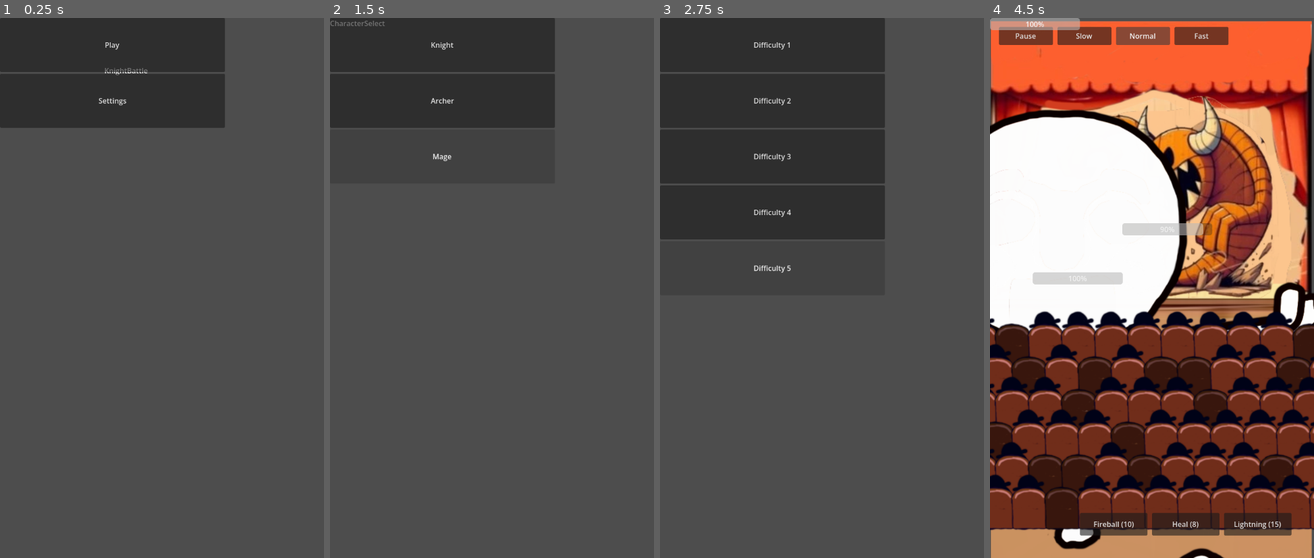
Above: before the commit, frames 1-4 (left to right).
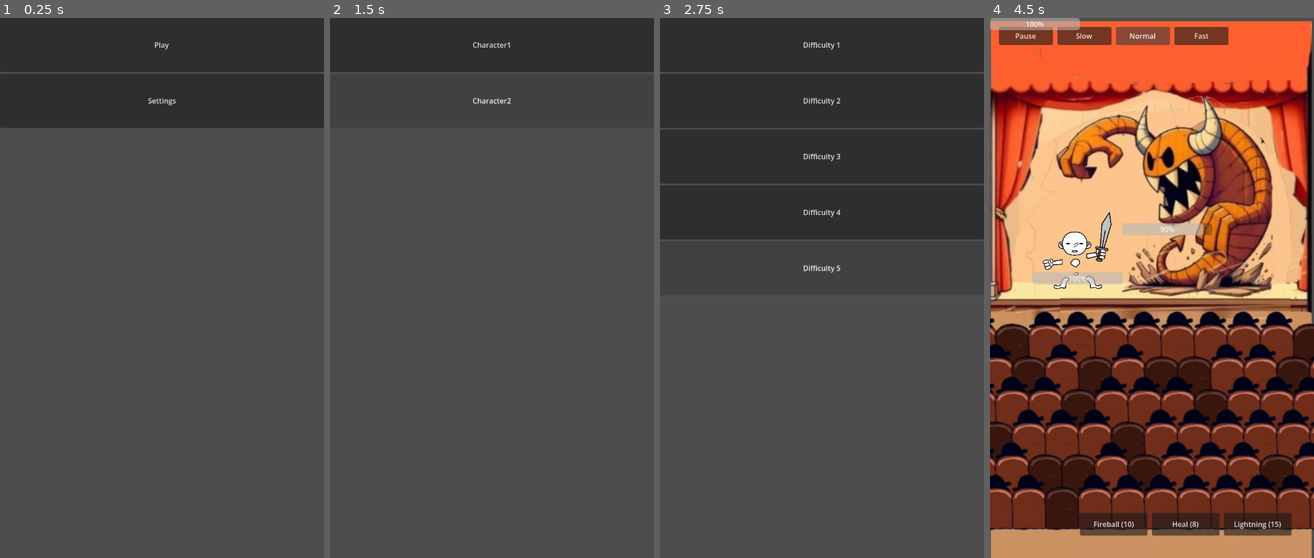
Above: after the commit, the same moments.

Repository: Chrysomall0s/AutoRPG
Game: Godot game, scene res://Scenes/MainMenu.tscn
Same seed, same stepped clock (60 frames per second), same inputs: the game is played once before the commit and once after it.
Inputs (mouse positions are in pixels of both pictures, inside the frame that each line leads up to):
- Up to frame 1 (0.25 s): no input
- Up to frame 2 (1.5 s): click "Settings" at 0.5 s; click "Play" at 1.25 s
- Up to frame 3 (2.75 s): click (773, 45) at 2 s, where only the run before the commit has a clickable "Knight"
- Up to frame 4 (4.5 s): click "Difficulty 1" at 2.75 s; click "Sword" at 3.5 s; click "Normal" at 4.25 s

The runs differ from the first frame. In frame 1, 6.3% of the frame differs, in the area x 30-100%, y 0-21%; in frame 2, 3.4%; in frame 3, 13%; in frame 4, 23%, in the area x 0-100%, y 16-100%.

Commit message:
equiping weapons faces
TODO more interessting combos and stuff

Diff:
--- a/Scenes/Battle.tscn
+++ b/Scenes/Battle.tscn
@@ -27,8 +27,10 @@
 
 [node name="Hero" type="Sprite2D" parent="." unique_id=1526777640]
 position = Vector2(173, 505)
-scale = Vector2(1.3097014, 1.2970297)
+scale = Vector2(0.131, 0.13)
 texture = ExtResource("4_8teo4")
+
+[node name="UpgradeLayers" type="Node2D" parent="Hero" unique_id=1197668737]
 
 [node name="Timer" type="Timer" parent="." unique_id=1833122652]
 autostart = true
--- a/Scenes/CharacterSelect.tscn
+++ b/Scenes/CharacterSelect.tscn
@@ -9,12 +9,6 @@
 offset_bottom = 40.0
 script = ExtResource("1_r5nmx")
 
-[node name="Label" type="Label" parent="." unique_id=1959181849]
-layout_mode = 0
-offset_right = 40.0
-offset_bottom = 23.0
-text = "CharacterSelect"
-
 [node name="ButtonContainer" type="VBoxContainer" parent="." unique_id=958393363]
 layout_mode = 0
 offset_right = 40.0
--- a/Scenes/MainMenu.tscn
+++ b/Scenes/MainMenu.tscn
@@ -9,15 +9,8 @@
 offset_bottom = 1107.0
 script = ExtResource("1_tt5f1")
 
-[node name="KnightBattle" type="Label" parent="." unique_id=2132693918]
-layout_mode = 0
-offset_left = 232.0
-offset_top = 105.0
-offset_right = 438.975
-offset_bottom = 255.0
-text = "KnightBattle"
-
 [node name="ButtonContainer" type="VBoxContainer" parent="." unique_id=1382867474]
 layout_mode = 0
 offset_right = 40.0
 offset_bottom = 40.0
+alignment = 1
--- a/Scripts/Battle.gd
+++ b/Scripts/Battle.gd
@@ -65,7 +65,57 @@
 
 var mana_bar: ProgressBar
 
+func load_upgrade_sprites():
+	var layers = $Hero/UpgradeLayers
+
+	# 1. Clear old sprites to prevent visual stacking/duplicates
+	for child in layers.get_children():
+		child.queue_free()
+
+	# 2. Rebuild from general owned upgrades
+	for upgrade in GameManager.owned_upgrades:
+		if not upgrade or not upgrade.has("icon"):
+			continue
+
+		var sprite = Sprite2D.new()
+		sprite.texture = load(upgrade["icon"])
+		sprite.name = upgrade["name"]
+
+		if upgrade.has("layer"):
+			sprite.z_index = upgrade["layer"]
+
+		layers.add_child(sprite)
+
+	# 3. Rebuild from equipped slots (Left, Middle, Right)
+	for slot_name in GameManager.equipped_slots:
+		var upgrade = GameManager.equipped_slots[slot_name]
+
+		# Skip if the slot is empty (null) or missing an icon config
+		if not upgrade or not upgrade.has("icon"):
+			continue
+
+		var sprite = Sprite2D.new()
+		var icon_suffix = upgrade["icon"]
+
+		# Match the dictionary key string to append the correct file suffix
+		match slot_name:
+			"Left":
+				icon_suffix += "/L.png"
+			"Middle":
+				icon_suffix += "/M.png"
+			"Right":
+				icon_suffix += "/R.png"
+
+		sprite.texture = load(icon_suffix)
+		sprite.name = upgrade["name"]
+
+		if upgrade.has("layer"):
+			sprite.z_index = upgrade["layer"]
+
+		layers.add_child(sprite)
+
 func _ready():
+	load_upgrade_sprites()
 	spawn_spells()
 	create_speed_button("Pause", _pause_game, Vector2(20, 20))
 	create_speed_button("Slow", _slow_game, Vector2(150, 20))
@@ -210,6 +260,7 @@
 
 		animate_attack(player_sprite, player_base_pos, Vector2(40, 0))
 		GameManager.enemy_hp -= GameManager.player_damage
+		GameManager.gold += 1
 		print("PLAYER attacks for:", GameManager.player_damage)
 
 	# ENEMY attacks every player_speed ticks
--- a/Scripts/CharacterSelect.gd
+++ b/Scripts/CharacterSelect.gd
@@ -1,6 +1,11 @@
 extends Control
 
-var characters = ["Knight", "Archer", "Mage"]
+var characters = ["Character1", "Character2"]
+
+# Preload your scripts
+var UpgradeData = preload("res://Scripts/UpgradeData.gd").new()
+var UpgradeSystem = preload("res://Scripts/UpgradeSystem.gd").new()
+
 
 func _ready():
 	for character in characters:
@@ -11,11 +16,20 @@
 func create_button(text, callback):
 	var button = Button.new()
 	button.text = text
-	button.custom_minimum_size = Vector2(500, 120)
+	button.custom_minimum_size = Vector2(720, 120)
 
 	button.pressed.connect(callback)
 	$ButtonContainer.add_child(button)
 
 func select_character(character_name):
 	GameManager.selected_character = character_name
+	var weapon_data = null
+	for upgrade in UpgradeData.upgrades:
+		if upgrade["name"] == character_name:
+			weapon_data = upgrade
+			break
+
+	# 2. If found, pass it to your upgrade system specifically for the "Middle" slot
+	if weapon_data != null:
+		UpgradeSystem.apply_upgrade(weapon_data,"")
 	get_tree().change_scene_to_file("res://Scenes/DifficultySelect.tscn")
--- a/Scripts/DifficultySelect.gd
+++ b/Scripts/DifficultySelect.gd
@@ -9,7 +9,7 @@
 func create_button(text, callback):
 	var button = Button.new()
 	button.text = text
-	button.custom_minimum_size = Vector2(500, 120)
+	button.custom_minimum_size = Vector2(720, 120)
 
 	button.pressed.connect(callback)
 	$ButtonContainer.add_child(button)
--- a/Scripts/GameManager.gd
+++ b/Scripts/GameManager.gd
@@ -1,5 +1,13 @@
 # GameManager.gd
 extends Node
+
+var equipped_slots = {
+	"Left": null,
+	"Middle": null,
+	"Right": null
+}
+
+var owned_upgrades: Array = []
 
 var selected_character = ""
 var selected_difficulty = 1
--- a/Scripts/MainMenu.gd
+++ b/Scripts/MainMenu.gd
@@ -8,7 +8,7 @@
 func create_button(text, callback):
 	var button = Button.new()
 	button.text = text
-	button.custom_minimum_size = Vector2(500, 120)
+	button.custom_minimum_size = Vector2(720, 120)
 
 	button.pressed.connect(callback)
 	$ButtonContainer.add_child(button)
--- a/Scripts/Store.gd
+++ b/Scripts/Store.gd
@@ -1,25 +1,30 @@
 extends Control
 
 @onready var gold_label: Label = Label.new()
+@onready var main_button_container: VBoxContainer = $ButtonContainer
 
+var slot_button_container: HBoxContainer
 var upgrade_buttons = []
+var pending_upgrade = null
 
 var UpgradeData = preload("res://Scripts/UpgradeData.gd").new()
 var UpgradeSystem = preload("res://Scripts/UpgradeSystem.gd").new()
 
-
 func _ready():
 	randomize()
-
 	setup_gold_ui()
 
+	# Create the horizontal menu container for slots, keep hidden at first
+	slot_button_container = HBoxContainer.new()
+	slot_button_container.hide()
+	add_child(slot_button_container)
+	setup_slot_buttons()
+
 	var selected_upgrades = get_random_upgrades(3)
-
 	for upgrade in selected_upgrades:
 		create_upgrade_button(upgrade)
 
 	create_button("Play", _play)
-
 	update_gold()
 
 
@@ -40,7 +45,6 @@
 
 func get_weighted_random(pool: Array) -> Dictionary:
 	var total_weight = 0
-
 	for item in pool:
 		total_weight += item["weight"]
 
@@ -49,7 +53,6 @@
 
 	for item in pool:
 		current += item["weight"]
-
 		if roll < current:
 			return item
 
@@ -61,21 +64,27 @@
 # ---------------------------------
 func create_upgrade_button(upgrade):
 	var button = Button.new()
-
 	button.text = upgrade["name"] + " (" + str(upgrade["cost"]) + ")"
 	button.custom_minimum_size = Vector2(500, 120)
 
 	button.pressed.connect(func():
-		apply_upgrade(upgrade)
+		request_upgrade(upgrade)
 	)
 
-	# store BOTH button + upgrade
 	upgrade_buttons.append({
 		"button": button,
 		"upgrade": upgrade
 	})
+	main_button_container.add_child(button)
 
-	$ButtonContainer.add_child(button)
+
+func create_button(text, callback):
+	var button = Button.new()
+	button.text = text
+	button.custom_minimum_size = Vector2(500, 120)
+	button.pressed.connect(callback)
+	main_button_container.add_child(button)
+
 
 func update_upgrade_colors():
 	for entry in upgrade_buttons:
@@ -83,38 +92,80 @@
 		var upgrade = entry["upgrade"]
 
 		if GameManager.gold < upgrade["cost"]:
-			button.modulate = Color(1, 0.4, 0.4) # red
+			button.modulate = Color(1, 0.4, 0.4)
 		else:
-			button.modulate = Color(1, 1, 1) # normal
-
-func create_button(text, callback):
-	var button = Button.new()
-	button.text = text
-	button.custom_minimum_size = Vector2(500, 120)
-
-	button.pressed.connect(callback)
-	$ButtonContainer.add_child(button)
+			button.modulate = Color(1, 1, 1)
 
 
 # ---------------------------------
-# APPLY UPGRADE (USES SYSTEM)
+# SLOT SELECTION UI
 # ---------------------------------
-func apply_upgrade(upgrade):
+func setup_slot_buttons():
+	var slots = ["Left", "Middle", "Right"]
+	for slot in slots:
+		var btn = Button.new()
+		btn.text = slot
+		btn.custom_minimum_size = Vector2(160, 120)
+		btn.pressed.connect(func():
+			confirm_upgrade_to_slot(slot)
+		)
+		slot_button_container.add_child(btn)
+
+	var cancel_btn = Button.new()
+	cancel_btn.text = "Cancel"
+	cancel_btn.custom_minimum_size = Vector2(160, 120)
+	cancel_btn.pressed.connect(cancel_slot_selection)
+	slot_button_container.add_child(cancel_btn)
+
+
+# ---------------------------------
+# APPLY UPGRADE LOGIC
+# ---------------------------------
+func request_upgrade(upgrade):
 	if GameManager.gold < upgrade["cost"]:
 		print("Not enough gold")
 		return
 
-	GameManager.gold -= upgrade["cost"]
+	# Check if the upgrade requires choosing a slot
+	if upgrade["is_equip"]:
+		pending_upgrade = upgrade
+		main_button_container.hide()
+		slot_button_container.show()
+	else:
+		# Instant item (like Helmet/Heal) -> process it immediately
+		GameManager.gold -= upgrade["cost"]
+		UpgradeSystem.apply_upgrade(upgrade, "") # No slot needed
+		update_gold()
+		update_upgrade_colors()
 
-	UpgradeSystem.apply_upgrade(upgrade)
+
+func confirm_upgrade_to_slot(slot_name: String):
+	if pending_upgrade == null: return
+
+	GameManager.gold -= pending_upgrade["cost"]
+	UpgradeSystem.apply_upgrade(pending_upgrade, slot_name)
+
+	pending_upgrade = null
+	slot_button_container.hide()
+	main_button_container.show()
 
 	update_gold()
 	update_upgrade_colors()
 
 
+func cancel_slot_selection():
+	pending_upgrade = null
+	slot_button_container.hide()
+	main_button_container.show()
+
+
+# ---------------------------------
+# UTILITY
+# ---------------------------------
 func update_gold():
 	gold_label.text = "Gold: " + str(GameManager.gold)
 	update_upgrade_colors()
+
 
 func setup_gold_ui():
 	gold_label.position = Vector2(20, 20)
--- a/Scripts/UpgradeData.gd
+++ b/Scripts/UpgradeData.gd
@@ -1,10 +1,31 @@
-# UpgradeData.gd
 extends Node
 
+#Code 0000 X_YY_Z
+
+#X
+#8horns
+#7hair
+#6Armour
+#5Clothes
+#4base
+#3Flying
+#2Around
+#1Skin
+
+#YY Name
+
+#Z is later
+
 var upgrades = [
-	{ "name": "+2 Speed", "type": "speed", "value": 2, "weight": 120, "cost": 1 },
-	{ "name": "+10 HP", "type": "hp", "value": 10, "weight": 40, "cost": 1 },
-	{ "name": "+5 Damage", "type": "damage", "value": 5, "weight": 30, "cost": 2 },
-	{ "name": "Heal Full", "type": "heal", "value": 0, "weight": 20, "cost": 1 },
-	{ "name": "Heal Full2", "type": "heal", "value": 0, "weight": 10, "cost": 4 }
+	{"name": "Breastplate", "type": "speed", "value": 2, "weight": 120, "cost": 1, "icon": "res://Assets/Mods/Armour/Breastplate.png", "layer": 6000, "is_equip": false},
+	{"name": "Earring", "type": "hp", "value": 10, "weight": 40, "cost": 1, "icon": "res://Assets/Mods/Armour/Earring.png", "layer": 6000, "is_equip": false},
+	{"name": "Gauntlets", "type": "damage", "value": 5, "weight": 30, "cost": 2, "icon": "res://Assets/Mods/Armour/Gauntlets.png", "layer": 6000, "is_equip": false},
+	{"name": "Helmet", "type": "heal", "value": 0, "weight": 20, "cost": 1, "icon": "res://Assets/Mods/Armour/Helmet.png", "layer": 6000, "is_equip": false},
+
+	{"name": "Sword", "type": "heal", "value": 0, "weight": 20, "cost": 1, "icon": "res://Assets/Weapons/Sword", "layer": 9000, "is_equip": true},
+	{"name": "Bow", "type": "heal", "value": 0, "weight": 20, "cost": 1, "icon": "res://Assets/Weapons/Bow", "layer": 9000, "is_equip": true},
+	{"name": "Staff", "type": "heal", "value": 0, "weight": 20, "cost": 1, "icon": "res://Assets/Weapons/Staff", "layer": 9000, "is_equip": true},
+
+	{"name": "Character1", "type": "heal", "value": 0, "weight": 0, "cost": 1, "icon": "res://Assets/Mods/Faces/Character1.png", "layer": 0, "is_equip": false},
+ 	{"name": "Character2", "type": "heal", "value": 0, "weight": 20, "cost": 1, "icon": "res://Assets/Mods/Faces/Character2.png", "layer": 0, "is_equip": false}
 ]
--- a/Scripts/UpgradeSystem.gd
+++ b/Scripts/UpgradeSystem.gd
@@ -1,17 +1,24 @@
-# UpgradeSystem.gd
 extends Node
 
-static func apply_upgrade(upgrade: Dictionary):
+# Tracks what is currently equipped in each slot
+func apply_upgrade(upgrade: Dictionary, slot_name: String):
+	# 1. Pass equipment handling off to GameManager if it's equippable
+	if upgrade["is_equip"] and slot_name != "":
+		GameManager.equipped_slots[slot_name] = upgrade
+	else:
+		GameManager.owned_upgrades.append(upgrade)
+	# 2. Process stat modifications
 	match upgrade["type"]:
-
 		"speed":
 			GameManager.player_speed += upgrade["value"]
 
 		"hp":
-			GameManager.player_hp += upgrade["value"]
+			GameManager.max_player_hp += upgrade["value"]
 
 		"damage":
 			GameManager.player_damage += upgrade["value"]
 
 		"heal":
-			GameManager.player_hp = 100
+			GameManager.player_hp = GameManager.max_player_hp
+
+	# 3. Add to global list of owned upgrades
--- a/Scripts/WeaponSelect.gd
+++ b/Scripts/WeaponSelect.gd
@@ -1,6 +1,10 @@
 extends Control
 
-var weapons = ["Sword", "Axe", "Spear"]
+var weapons = ["Sword", "Bow", "Staff"]
+
+# Preload your scripts
+var UpgradeData = preload("res://Scripts/UpgradeData.gd").new()
+var UpgradeSystem = preload("res://Scripts/UpgradeSystem.gd").new()
 
 func _ready():
 	for weapon in weapons:
@@ -11,11 +15,27 @@
 func create_button(text, callback):
 	var button = Button.new()
 	button.text = text
-	button.custom_minimum_size = Vector2(500, 120)
+	button.custom_minimum_size = Vector2(720, 120)
 
 	button.pressed.connect(callback)
 	$ButtonContainer.add_child(button)
 
 func select_weapon(weapon_name):
 	GameManager.selected_weapon = weapon_name
+
+	# --- NEW LOGIC TO SLOT INTO MIDDLE ---
+	# 1. Find the weapon's dictionary properties inside your upgrade database
+	var weapon_data = null
+	for upgrade in UpgradeData.upgrades:
+		if upgrade["name"] == weapon_name:
+			weapon_data = upgrade
+			break
+
+	# 2. If found, pass it to your upgrade system specifically for the "Middle" slot
+	if weapon_data != null:
+		UpgradeSystem.apply_upgrade(weapon_data, "Middle")
+	else:
+		print("Warning: Weapon data not found in UpgradeData pool!")
+	# -------------------------------------
+
 	get_tree().change_scene_to_file("res://Scenes/Battle.tscn")
--- a/project.godot
+++ b/project.godot
@@ -36,3 +36,4 @@
 
 rendering_device/driver.windows="d3d12"
 renderer/rendering_method="mobile"
+textures/vram_compression/import_etc2_astc=true
Not shown, added: Assets/Mods/Armour/Breastplate.png.import
Not shown, added: Assets/Mods/Armour/Earring.png.import
Not shown, added: Assets/Mods/Armour/Gauntlets.png.import
Not shown, added: Assets/Mods/Armour/Helmet.png.import
Not shown, added: Assets/Mods/Armour/Kneepads.png.import
Not shown, added: Assets/Mods/Armour/Necklace.png.import
Not shown, added: Assets/Mods/Armour/Pinkyring.png.import
Not shown, added: Assets/Mods/Armour/Shoulderpads.png.import
Not shown, added: Assets/Mods/Clothes/Pants.png.import
Not shown, added: Assets/Mods/Clothes/Shirt.png.import
Not shown, added: Assets/Mods/Clothes/Shoes.png.import
Not shown, added: Assets/Mods/Faces/Character1.png.import
(and 50 more such lines)
